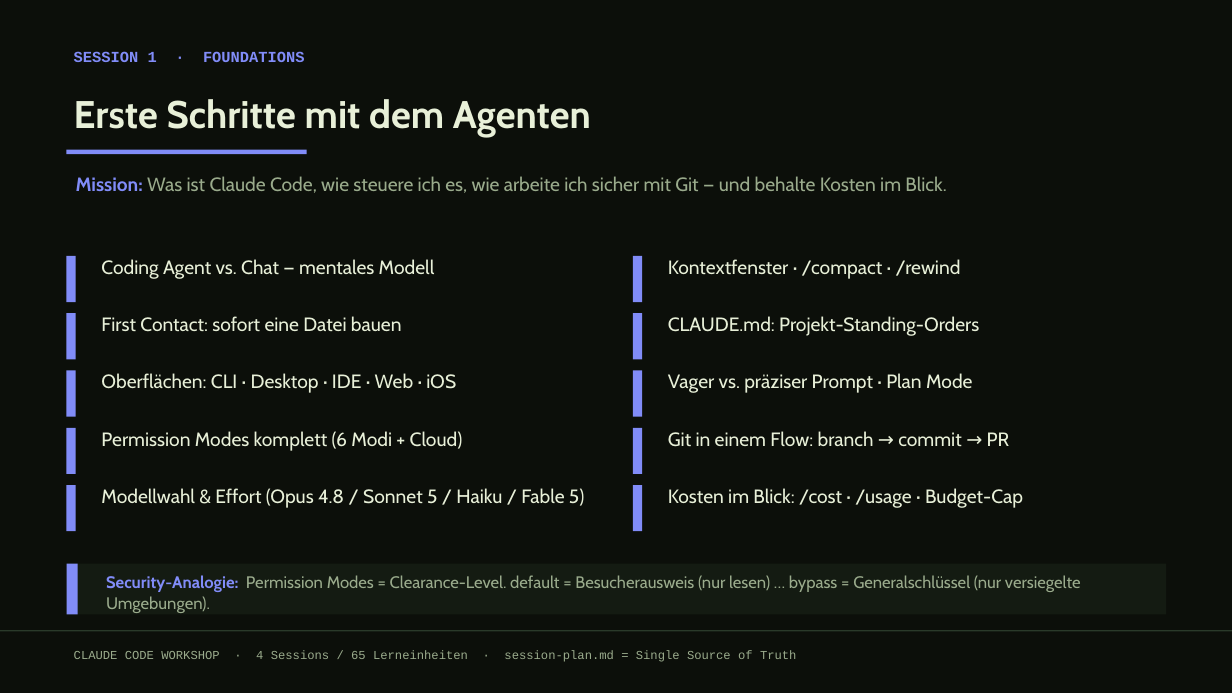
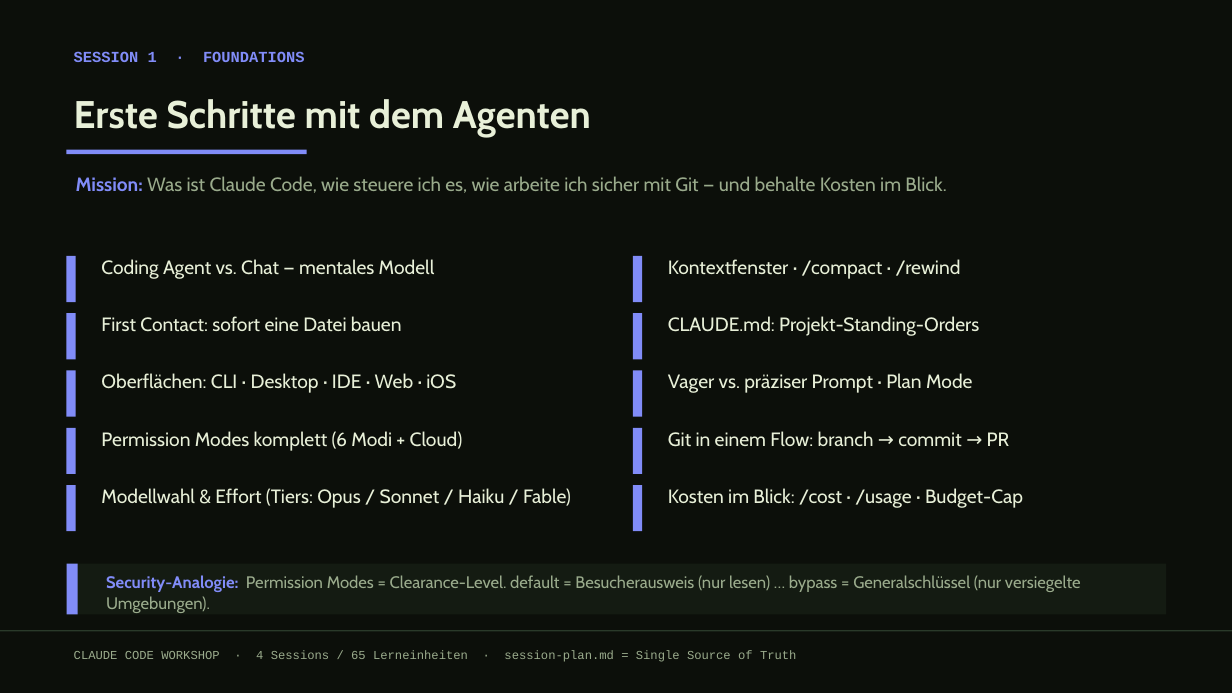
Before and after one commit to dynamic-dome/dynamic-workshop, a slide deck: slide 6 of claude-code-workshop-4session.pptx. Drawn at 1232x693 pixels with LibreOffice and Linux fonts; fonts in the diff are those of the drawing. Boxes give left, top, right and bottom in pixels: in the first picture for what was removed or moved away, otherwise in the second. Text is boxed around its words. In the diff, an @@ line names an element or a change of style, - is before the commit and + after.

```diff
--- a/claude-code-workshop-4session.pptx
+++ b/claude-code-workshop-4session.pptx
@@ text at [101,488,571,508]: text changed @@
-Modellwahl & Effort (Opus 4.8 / Sonnet 5 / Haiku / Fable 5)
+Modellwahl & Effort (Tiers: Opus / Sonnet / Haiku / Fable)
```
Also in this commit, not shown: 2 other slides changed, 9 other files.
